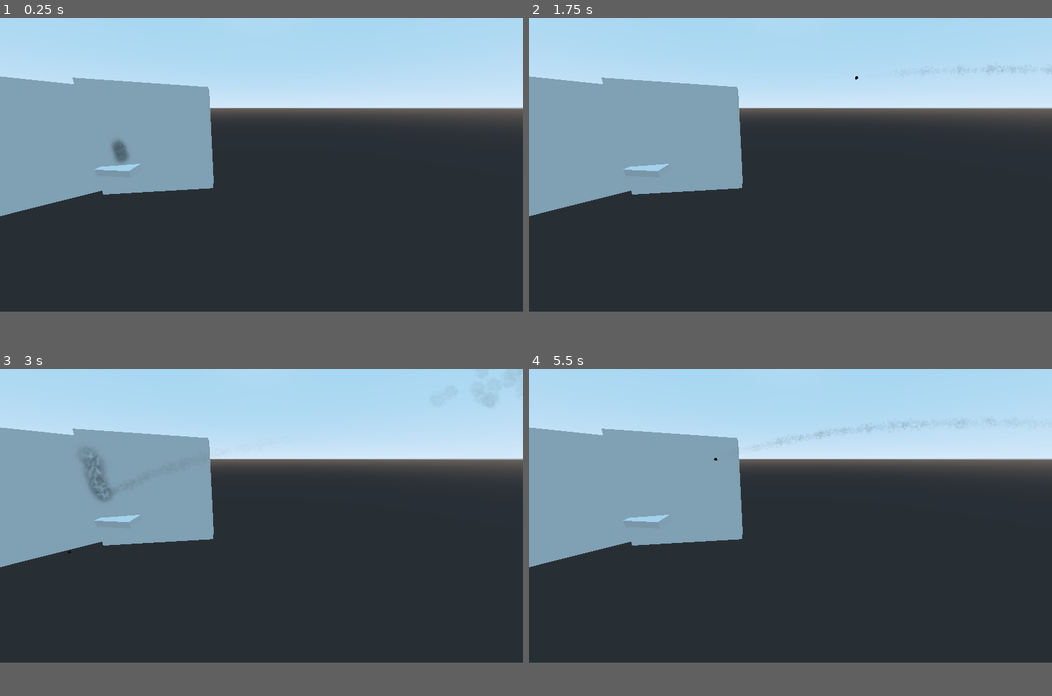
Above: before the commit, frames 1-4 (two rows, left to right).
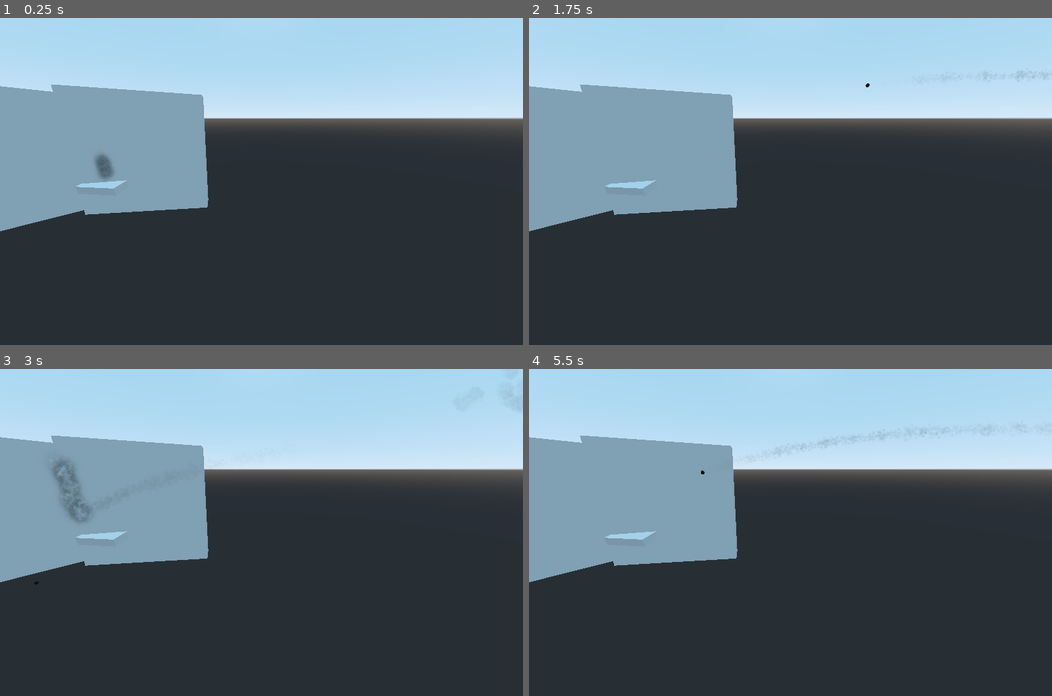
Above: after the commit, the same moments.

Repository: D-Niermann/SailingGame
Game: Godot game, scene res://nodes/CollisionTestScene2.tscn
Two runs of this game, one before a commit and one after it. Both use one fixed random seed, a clock stepped at 60 frames per second and the inputs below. This scene is started directly instead of the project's main scene.
Inputs (mouse positions are in pixels of both pictures, inside the frame that each line leads up to):
- Up to frame 1 (0.25 s): no input
- Up to frame 2 (1.75 s): tap Enter (ui_accept) at 0.5, 0.77 s; move the mouse to (905, 148) at 0.52 s; hold E (RotateCannonRight) 0.53-1.25 s; tap X (FireCannons) at 0.6 s; click (905, 148) at 0.67 s; drag from (685, 178) to (764, 224) at 1.27 s
- Up to frame 3 (3 s): move the mouse to (313, 450) at 2.02 s; hold E (RotateCannonRight) 2.03-2.75 s; hold Space (centerCamera) 2.03-2.75 s; tap X (FireCannons) at 2.3 s; drag from (235, 575) to (104, 470) at 2.77 s
- Up to frame 4 (5.5 s): move the mouse to (947, 558) at 3.52 s; hold Q (RotateCannonLeft) 3.53-4.25 s; tap F at 3.6 s; tap Enter (ui_accept) at 3.77, 4.25 s; tap X (FireCannons) at 3.8, 5.1 s; drag from (633, 470) to (712, 440) at 4.27 s; move the mouse to (816, 516) at 5.02 s; hold Down (sailsDown) from 5.03 s (still down); click (816, 516) at 5.17 s
The window is 800x449 before the commit and 800x500 after it. Grey fills any space a smaller window leaves; there, only what the larger window draws over its background counts as a difference.

The runs differ from the first frame. In frame 1, 7.4% of the frame differs, in the area x 0-100%, y 17-66%; in frame 2, 7.1%; in frame 3, 8.0%, in the area x 0-100%, y 8-66%; in frame 4, 7.2%.
Error in both runs: Invalid get index 'transform' (on base: 'Nil'). (res://Camera.gd:77)

Commit message:
connon trajectory display

Diff:
--- a/Cannon.gd
+++ b/Cannon.gd
@@ -12,8 +12,8 @@
 var ship # parent ship container
 ### vars for line rendering (but the gitHub LineRenderer lags so hard that i canceled it for now)
 var line
-var lineSize = 5
-var rotateSpeed = 0.02
+var lineSize = 30
+var rotateSpeed = 0.01
 var rotateMargin = 0.2 # error in rotation that is accepted (mouse position)
 var maxRotateAngle = 20 # in degree
 var camera
@@ -27,12 +27,13 @@
 	org_rotation = transform.basis.get_euler().y*180/PI
 	particles = $Particles
 
-	# line = $LineRenderer
-	# line.points = []
-	# for _i in range(lineSize):
-	# 	line.points.append(Vector3(0,0,0))
+	line = $LineRenderer
+	line.points = []
+	for _i in range(lineSize):
+		line.points.append(Vector3(0,0,0))
 	# ship = get_parent().get_parent().get_parent()
 	set_process_input(true)
+	clearTrajectory()
 	pass
 
 
@@ -43,7 +44,7 @@
 
 	forward = global_transform.basis.x.normalized()
 
-	# predictTrajectory()
+
 
 func _input(event):
 	# Receives key input
@@ -52,8 +53,9 @@
 		var from = camera.project_ray_origin(get_viewport().get_mouse_position())
 		var to = from + camera.project_ray_normal(get_viewport().get_mouse_position()) * 2000
 		position3D = to_local(dropPlane.intersects_ray( from, to ))
-		print((position3D))
+		# print((position3D))
 		if position3D.x >= 0:
+			predictTrajectory()
 			if position3D.z<-rotateMargin:
 				rotateLeft(position3D.z)
 			elif position3D.z>rotateMargin:
@@ -62,6 +64,7 @@
 	if event.is_action_released("FireCannons"):
 		if position3D.x >= 0:
 			fireBall()
+			clearTrajectory()
 
 	if event.is_action_released("RotateCannonLeft"):
 		rotateLeft()
@@ -76,7 +79,12 @@
 	var point = Vector3(0,0,0)
 	for i in range(lineSize):
 		line.points[i] = point
-		point += forward*force
+		point += Vector3(1,0,0)*force*1
+		point += Vector3(0,-1,0)*0.04*i
+func clearTrajectory():
+	var point = Vector3(0,0,0)
+	for i in range(lineSize):
+		line.points[i] = point
 
 func fireBall():
 	doParticles()
--- a/Cannon.tscn
+++ b/Cannon.tscn
@@ -1,10 +1,11 @@
-[gd_scene load_steps=13 format=2]
+[gd_scene load_steps=14 format=2]
 
 [ext_resource path="res://Sprites/cannon.png" type="Texture" id=1]
 [ext_resource path="res://addons/kenney_particle_pack/smoke_04.png" type="Texture" id=2]
 [ext_resource path="res://Cannon.gd" type="Script" id=3]
+[ext_resource path="res://addons/LineRenderer/LineRenderer.tscn" type="PackedScene" id=4]
 
-[sub_resource type="SpatialMaterial" id=13]
+[sub_resource type="SpatialMaterial" id=1]
 render_priority = 1
 flags_transparent = true
 vertex_color_use_as_albedo = true
@@ -74,8 +75,15 @@
 randomness = 0.46
 visibility_aabb = AABB( -181.604, -196.936, -272.78, 362.306, 395.6, 547.224 )
 local_coords = false
-process_material = SubResource( 10 )
+process_material = SubResource( 8 )
 draw_pass_1 = SubResource( 9 )
 __meta__ = {
 "_editor_description_": ""
 }
+
+[node name="LineRenderer" parent="." instance=ExtResource( 4 )]
+startThickness = 0.1
+endThickness = 0.01
+drawCaps = false
+drawCorners = false
+globalCoords = false
--- a/main.tscn
+++ b/main.tscn
@@ -19,6 +19,7 @@
 [ext_resource path="res://Sprites/tree.png" type="Texture" id=17]
 [ext_resource path="res://Sprites/cloudShadow3.png" type="Texture" id=18]
 [ext_resource path="res://Cloud.gd" type="Script" id=19]
+[ext_resource path="res://addons/LineRenderer/LineRenderer.tscn" type="PackedScene" id=20]
 
 [sub_resource type="ShaderMaterial" id=1]
 shader = ExtResource( 14 )
@@ -75,6 +76,12 @@
 
 [node name="main" type="Spatial"]
 
+[node name="LineRenderer" parent="." instance=ExtResource( 20 )]
+points = [ Vector3( 0, 0, 0 ), Vector3( 0, 4, 0 ), Vector3( 3, 1, 3 ) ]
+drawCaps = false
+drawCorners = false
+scaleTexture = false
+
 [node name="ocean" parent="." instance=ExtResource( 1 )]
 
 [node name="ui" parent="." groups=[
@@ -85,6 +92,7 @@
 "PlayerShip",
 ] instance=ExtResource( 13 )]
 transform = Transform( 0.31051, 0, -0.95057, 0, 1, 0, 0.95057, 0, 0.31051, -14.3067, 3.36989, 4.43387 )
+yaw_factor = 0.2
 height_offset = 2
 
 [node name="OtherShip" parent="." instance=ExtResource( 13 )]
@@ -101,6 +109,7 @@
 size = 96.2
 far = 300.0
 script = ExtResource( 8 )
+gameCam = false
 
 [node name="AudioStreamPlayer" type="AudioStreamPlayer" parent="Camera"]
 stream = ExtResource( 6 )
@@ -260,7 +269,7 @@
 stringToHuman2 = "../NavMeshCont/Navigation/Human"
 pathToC1 = "../PlayerShipContainer/Ship"
 pathToC2 = "../NavMeshCont"
-a = 1.81187e+06
+a = 1.83517e+06
 
 [node name="Terrain" type="MeshInstance" parent="."]
 transform = Transform( 598.053, 1.20345, 0, -1.93904, 2.1846, 0, 0, 0, 395.96, 29.7657, -12.3204, 1.57804 )
--- a/project.godot
+++ b/project.godot
@@ -25,9 +25,13 @@
 
 [display]
 
+window/size/width=1680
+window/size/height=1050
 window/size/always_on_top=true
-window/size/test_width=946
-window/size/test_height=532
+window/size/test_width=1680
+window/size/test_height=1050
+window/stretch/mode="viewport"
+window/stretch/aspect="expand"
 
 [global]
 
Not shown: 2 places in Cannon.tscn that only renumber resources
Not shown: 1 places in main.tscn that only renumber resources
